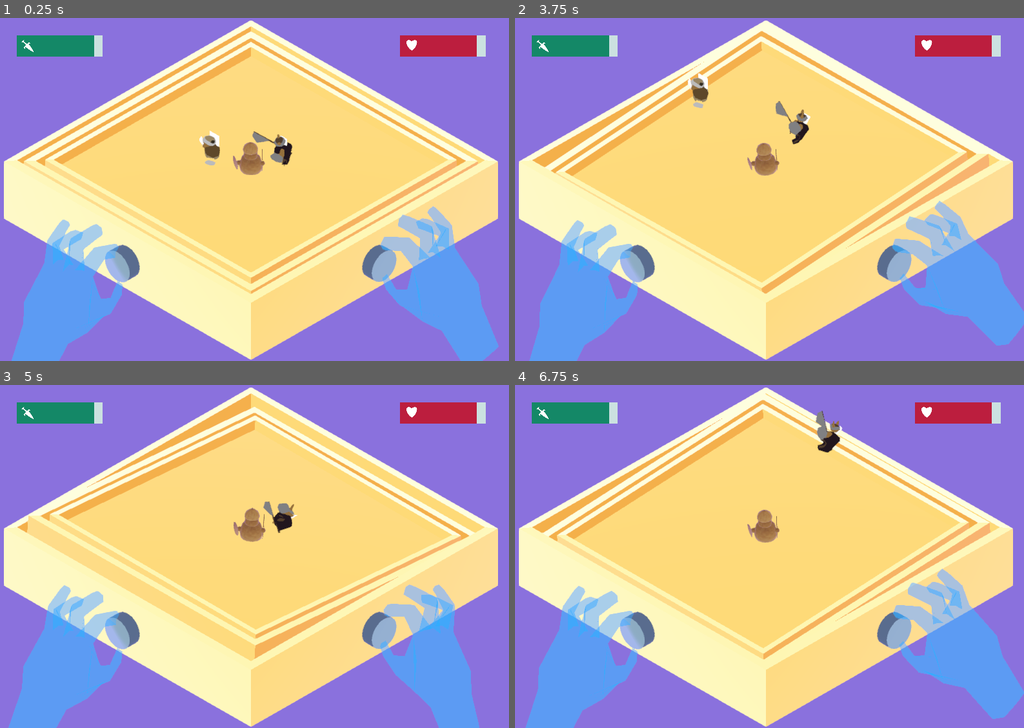
Above: before the commit, frames 1-4 (two rows, left to right).
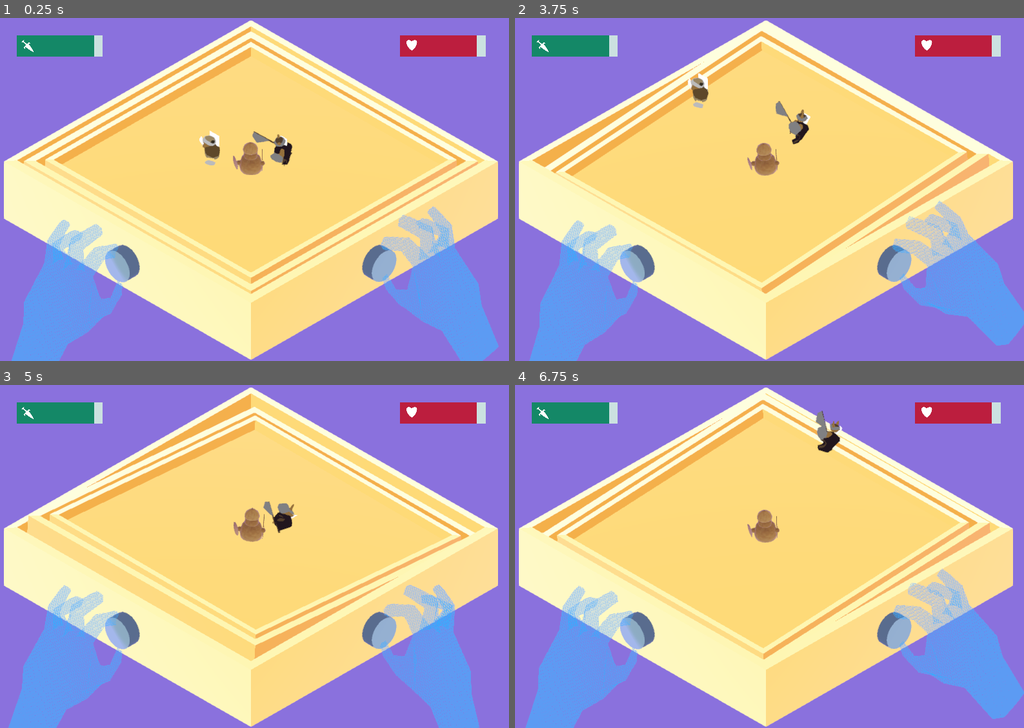
Above: after the commit, the same moments.

Repository: dannytaylor/ld49
Game: Godot game, scene res://levels/test_danny.tscn
Two runs of this game, one before a commit and one after it. Both use one fixed random seed, a clock stepped at 60 frames per second and the inputs below. The project has no main scene, so this scene is started directly.
Inputs (mouse positions are in pixels of both pictures, inside the frame that each line leads up to):
- Up to frame 1 (0.25 s): no input
- Up to frame 2 (3.75 s): move the mouse to (794, 189) at 0.52 s; move the mouse to (738, 189) at 1.27 s; move the mouse to (779, 182) at 2.02 s; move the mouse to (759, 196) at 2.77 s; move the mouse to (805, 192) at 3.52 s
- Up to frame 3 (5 s): move the mouse to (213, 553) at 4.27 s
- Up to frame 4 (6.75 s): move the mouse to (774, 556) at 5.02 s; move the mouse to (749, 549) at 5.77 s; move the mouse to (794, 556) at 6.52 s

The runs differ from the first frame. In frame 1, 1.5% of the frame differs, in the area x 3-96%, y 54-100%; in frame 2, 1.7%, in the area x 3-97%, y 53-100%; in frame 3, 1.4%; in frame 4, 1.6%.

Commit message:
wip

Diff:
--- a/project/assets/meshes/transparent_blue.tres
+++ b/project/assets/meshes/transparent_blue.tres
@@ -6,3 +6,6 @@
 params_specular_mode = 4
 params_cull_mode = 2
 albedo_color = Color( 0.160156, 0.685059, 1, 0.392157 )
+distance_fade_mode = 2
+distance_fade_min_distance = 11.0
+distance_fade_max_distance = 21.0
--- a/project/levels/test_danny.tscn
+++ b/project/levels/test_danny.tscn
@@ -12,6 +12,7 @@
 [ext_resource path="res://objects/Enemy/Enemy.tscn" type="PackedScene" id=10]
 [ext_resource path="res://assets/images/sword.png" type="Texture" id=11]
 [ext_resource path="res://assets/images/heart.png" type="Texture" id=12]
+[ext_resource path="res://assets/audio/Alex_McCulloch-pop_1248.mp3" type="AudioStream" id=13]
 
 [sub_resource type="BoxShape" id=1]
 
@@ -173,3 +174,10 @@
 
 [node name="hand_r" parent="." instance=ExtResource( 4 )]
 transform = Transform( 0.199984, 0, 0.979799, 0, 1, 0, 0.979799, 0, -0.199984, 6.84557, -0.792515, 0 )
+
+[node name="AudioStreamPlayer" type="AudioStreamPlayer" parent="."]
+stream = ExtResource( 13 )
+volume_db = -21.0
+autoplay = true
+
+[editable path="box_outer"]
Not shown, added: project/assets/audio/Alex_McCulloch-pop_1248.mp3.import
Not shown, added: project/assets/audio/scrape-1.ogg.import
Not shown: 1 places in project/levels/test_danny.tscn that only renumber resources
Not shown, added: project/assets/audio/Alex_McCulloch-pop_1248.mp3
Not shown, added: project/assets/audio/scrape-1.ogg
